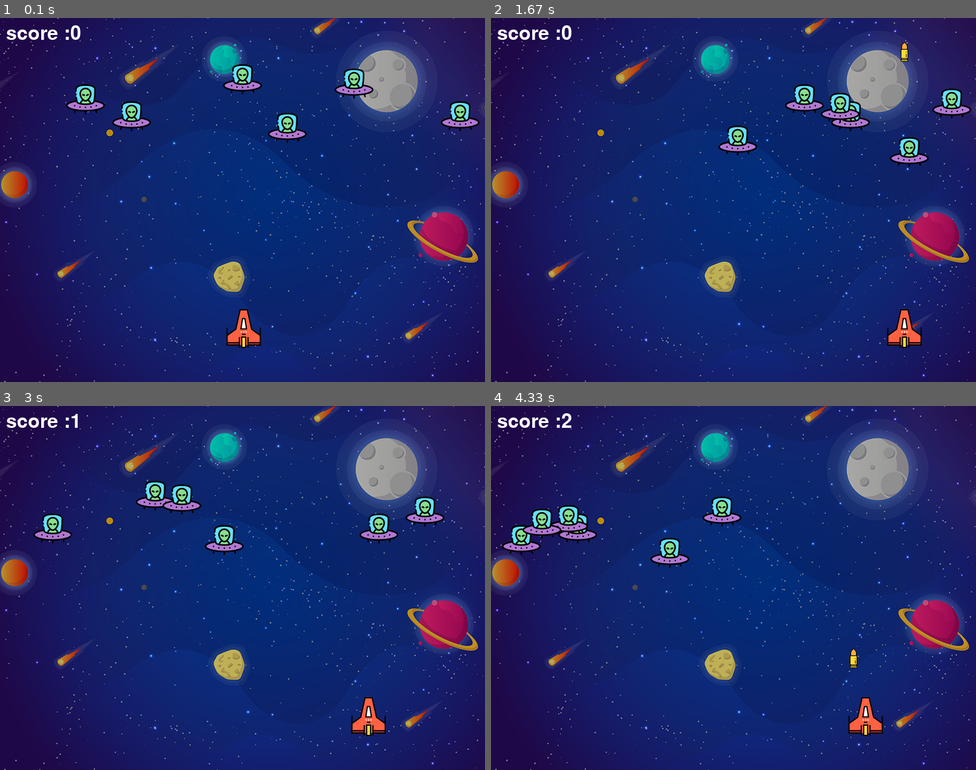
Above: before the commit, frames 1-4 (two rows, left to right).
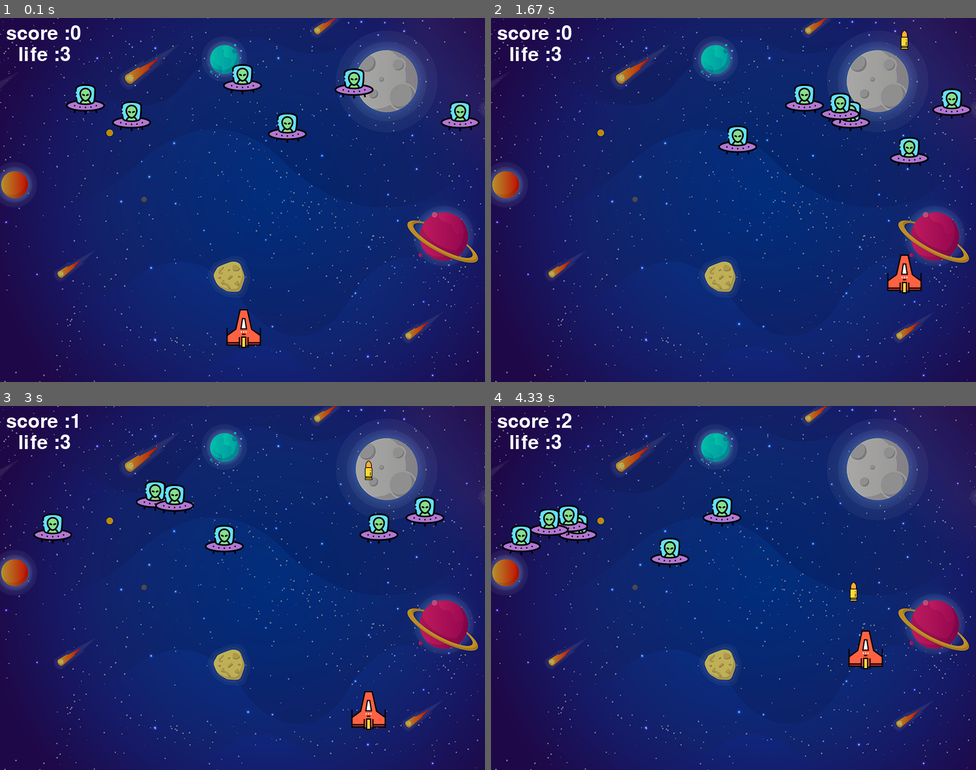
Above: after the commit, the same moments.

Repository: mayankek01/pygame-
Game: pygame game, started from PycharmProjects/spaceinvaders/main.py
The game is run twice, just before and just after one commit, with the same random seed, the same clock (stepped at 60 frames per second) and the same inputs.
Inputs:
- Up to frame 1 (0.1 s): no input
- Up to frame 2 (1.67 s): hold Space 0.33-0.8 s; hold Right 0.33-0.8 s; hold Right 0.83-1.3 s; hold Up 1.33-1.63 s; tap Space at 1.4 s
- Up to frame 3 (3 s): hold Right 1.67-2.13 s; tap Space at 1.73, 2.03, 2.23, 2.53, 2.8 s; hold Left 2.17-2.7 s; hold Down from 2.73 s (still down)
- Up to frame 4 (4.33 s): release Down at 3.03 s; hold Left 3.07-3.47 s; tap Space at 3.13, 3.43, 3.57, 3.97, 4.27 s; hold Up 3.5-3.87 s; hold Right from 3.9 s (still down)

The runs differ from the first frame. In frame 1, 0.2% of the frame differs, in the area x 4-99%, y 7-35%; in frame 2, 1.3%; in frame 3, 1.2%; in frame 4, 1.7%, in the area x 4-81%, y 7-91%.

Commit message:
added more features

Diff:
--- a/PycharmProjects/spaceinvaders/main.py
+++ b/PycharmProjects/spaceinvaders/main.py
@@ -27,6 +27,7 @@
 playerX = 370
 playerY = 480
 playerX_change = 0
+playerY_change = 0
 
 # enemy
 enemyImg = []
@@ -58,6 +59,13 @@
 textX = 10
 textY = 10
 
+# life
+life_left = 3
+font1 = pygame.font.Font('freesansbold.ttf', 32)
+
+text1X = 30
+text1Y = 45
+
 # game over text
 over_font = pygame.font.Font('freesansbold.ttf', 64)
 
@@ -67,9 +75,14 @@
     screen.blit(score, (x, y))
 
 
+def show_life(x, y):
+    life = font1.render("life :" + str(life_left), True, (255, 255, 255))
+    screen.blit(life, (x, y))
+
+
 def game_over_text():
     over_text = over_font.render("GAME OVER", True, (255, 255, 255))
-    screen.blit(over_text,(200, 250))
+    screen.blit(over_text, (200, 250))
 
 
 def player(x, y):  # blit means drawing
@@ -94,7 +107,14 @@
         return False
 
 
-# Game loop
+def is_collision_player(enemy_x, enemy_y, player_x, player_y):
+    distance = math.sqrt((math.pow(enemy_x - player_x + 2, 2)) + (math.pow(enemy_y - player_y + 2, 2)))
+    if distance < 25:
+        return True
+    else:
+        return False
+
+
 running = True
 while running:
     # Rgb values background of the window
@@ -111,32 +131,47 @@
                 playerX_change = -5
             if event.key == pygame.K_RIGHT:
                 playerX_change = 5
+            if event.key == pygame.K_DOWN:
+                playerY_change = 5
+            if event.key == pygame.K_UP:
+                playerY_change = -5
+
             if event.key == pygame.K_SPACE:
                 if bullet_state == "ready":
                     bullet_sound = mixer.Sound("laser.wav")
                     bullet_sound.play()
                     bulletX = playerX  # get the current x coordinate of the spaceship
+                    bulletY = playerY
                     fire_bullet(bulletX, bulletY)
 
         if event.type == pygame.KEYUP:
             if event.key == pygame.K_LEFT or event.key == pygame.K_RIGHT:
                 playerX_change = 0
+            if event.key == pygame.K_UP or event.key == pygame.K_DOWN:
+                playerY_change = 0
 
     # checking for boundaries of spaceship
     playerX += playerX_change
+    playerY += playerY_change
 
     if playerX <= 0:
         playerX = 0
     elif playerX >= 736:
         playerX = 736
 
+    if playerY <= 0:
+        playerY = 0
+    elif playerY >= 538:
+        playerY = 538
+
     #  enemy spaceship movement
     for i in range(num_of_enemies):
 
         # game over
-        if enemyY[i] > 480:
+        if life_left == 0:
             for j in range(num_of_enemies):
                 enemyY[j] = 2000
+            playerX = 2000
 
             game_over_text()
             break
@@ -149,7 +184,7 @@
             enemyX_change[i] = -4
             enemyY[i] += enemyY_change[i]
 
-        # collision
+        # collision bullet to enemy
         collision = is_collision(enemyX[i], enemyY[i], bulletX, bulletY)
         if collision:
             collision_sound = mixer.Sound("explosion.wav")
@@ -162,6 +197,18 @@
 
         enemy(enemyX[i], enemyY[i], i)
 
+        collision_player = is_collision_player(enemyX[i], enemyY[i], playerX, playerY)
+        if collision_player:
+            enemyX[i] = random.randint(0, 735)
+            enemyY[i] = random.randint(50, 150)
+            collision_sound = mixer.Sound("explosion.wav")
+            collision_sound.play()
+            life_left -= 1
+            playerX = 370
+            playerY = 480
+
+        enemy(enemyX[i], enemyY[i], i)
+
     # bullet movement
     if bulletY <= 0:
         bulletY = 480
@@ -172,4 +219,5 @@
 
     player(playerX, playerY)
     show_score(textX, textY)
+    show_life(text1X, text1Y)
     pygame.display.update()
